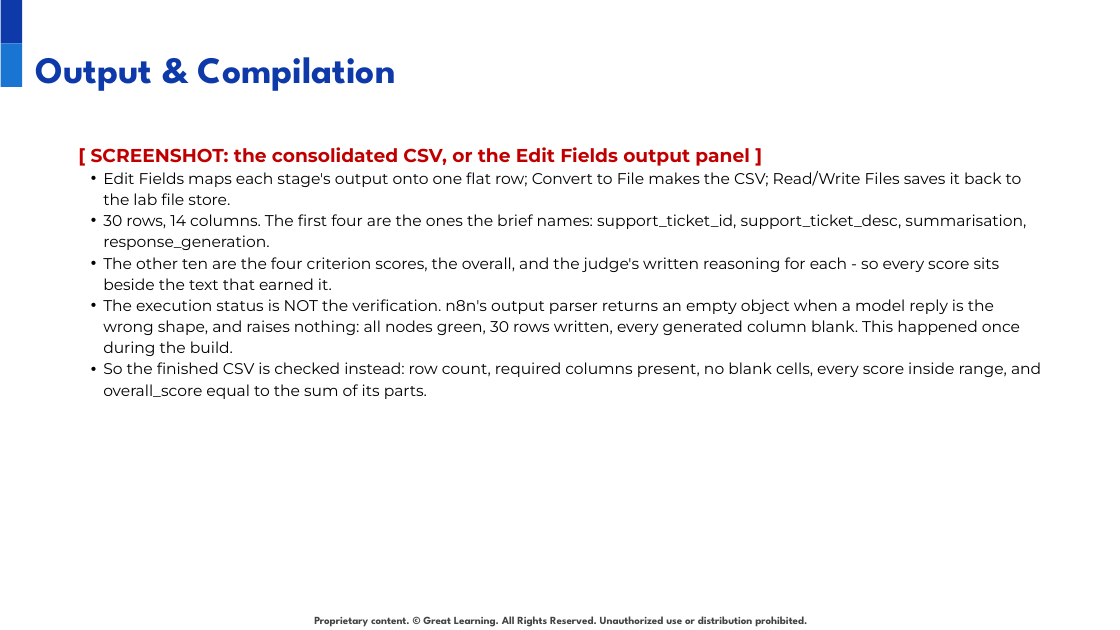
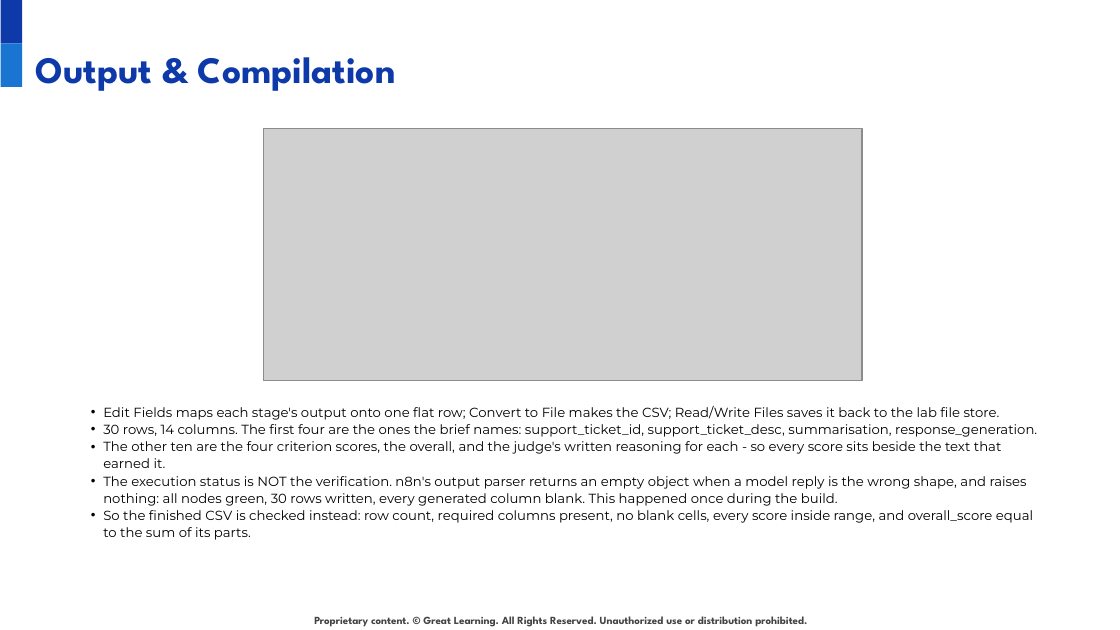
Before and after one commit to anirudhatalmale6-alt/shopnest-ticket-intelligence-n8n, a slide deck: slide 17 of deck/ShopNest_Solution_Presentation.pptx. Drawn at 1120x630 pixels with LibreOffice and Linux fonts; fonts in the diff are those of the drawing; grey boxes stand for pictures; background and template pictures are left out. Boxes give left, top, right and bottom in pixels: in the first picture for what was removed or moved away, otherwise in the second. Text is boxed around its words. In the diff, an @@ line names an element or a change of style, - is before the commit and + after.

```diff
--- a/deck/ShopNest_Solution_Presentation.pptx
+++ b/deck/ShopNest_Solution_Presentation.pptx
@@ text at (91,147,750,166): paragraph removed @@
-[ SCREENSHOT: the consolidated CSV, or the Edit Fields output panel ]
@@ picture added at (263,129,861,381) @@
@@ text "Edit Fields maps each stage's ...": place and size @@
-text "Edit Fields maps each stage's ..." at (91,147,1041,399)
+text "Edit Fields maps each stage's ..." at (103,406,1037,540)
@@ text "Edit Fields maps each stage's ..." at (103,406,1037,540): size 10 to 8.5 pt; line spacing 13.6pt to 11pt @@
```
Also in this commit, not shown: 7 other slides changed, 13 other files.
